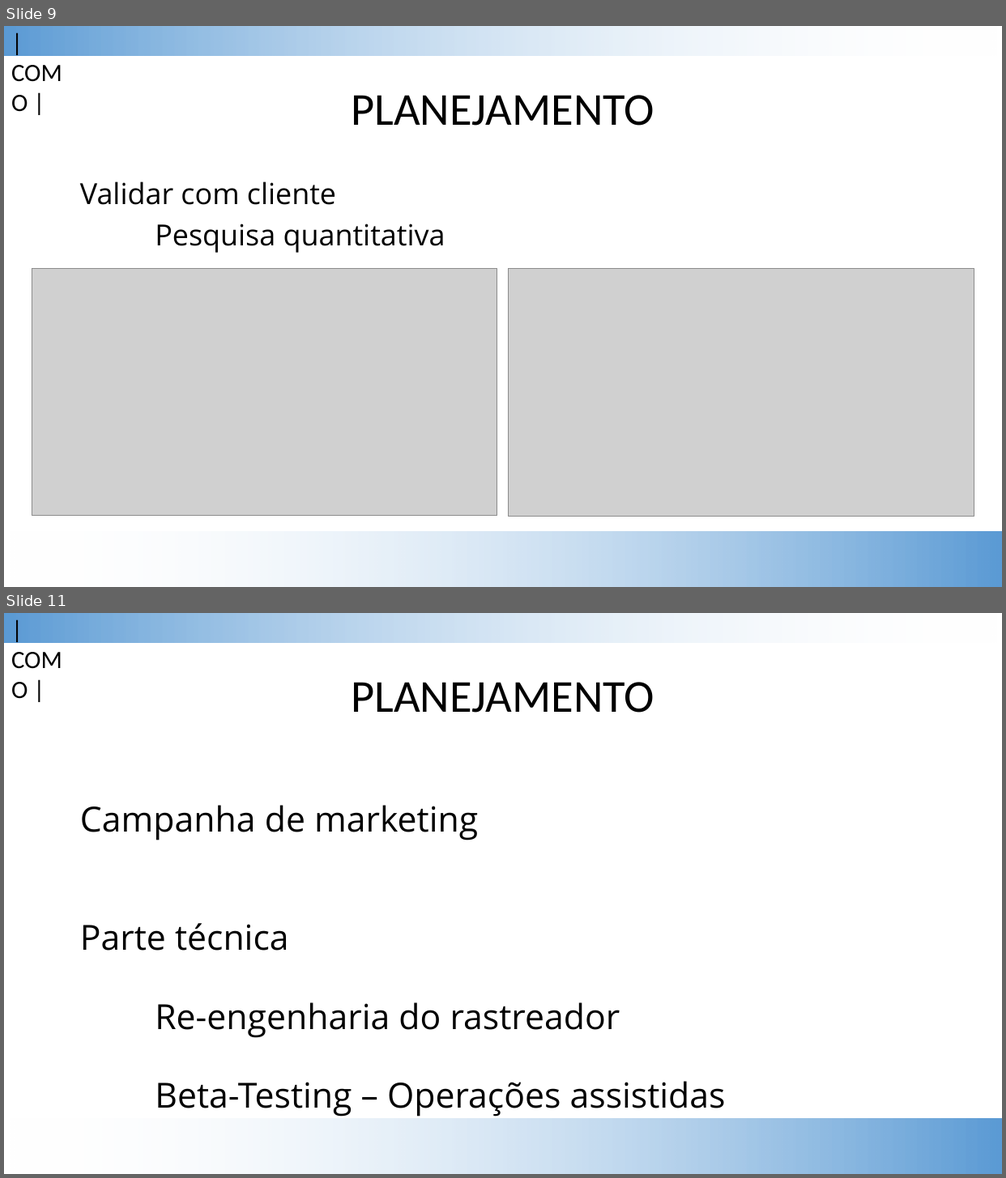
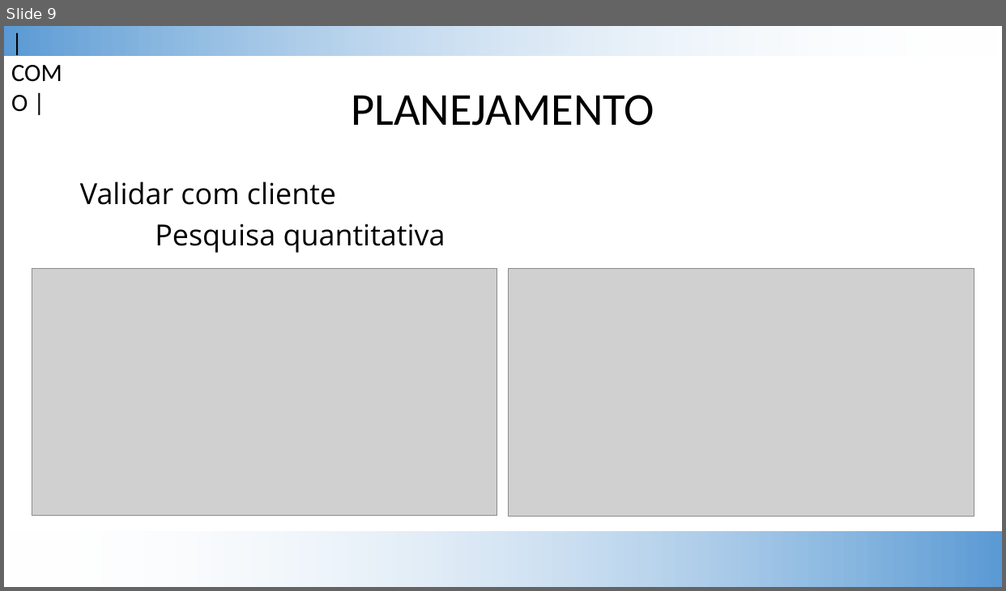
Before and after one commit to bazsant/pos-ins-cot, a slide deck: apresentacao/ituran-seguro-bike-final.pptx. Shown one above the other, each under a label of ours: slides 9 and 11 before the commit, slide 9 after it; the slides between them are not shown. The pictures are 1006x1178 and 1006x591 pixels, drawn with LibreOffice and Linux fonts; fonts in the diff are those of the drawing; grey boxes stand for pictures; background and template pictures are left out. Boxes give left, top, right and bottom in pixels: in the first picture for what was removed or moved away, otherwise in the second. Text is boxed around its words. In the diff, an @@ line names an element or a change of style, - is before the commit and + after.

```diff
--- a/apresentacao/ituran-seguro-bike-final.pptx
+++ b/apresentacao/ituran-seguro-bike-final.pptx
@@ slide 11 removed at (x1=4, y1=613, x2=1002, y2=1174), background #FFFFFF; not listed: 2 template elements that a slide beside it also shows @@
@@ text removed at (x1=4, y1=613, x2=83, y2=648) @@
-| COMO |
@@ title removed at (x1=351, y1=682, x2=654, y2=713) @@
-PLANEJAMENTO
@@ text removed at (x1=80, y1=805, x2=726, y2=1117) @@
-Campanha de marketing
-Parte técnica
-Re-engenharia do rastreador
-Beta-Testing – Operações assistidas
```
Also in this commit, not shown: 4 slides changed.
